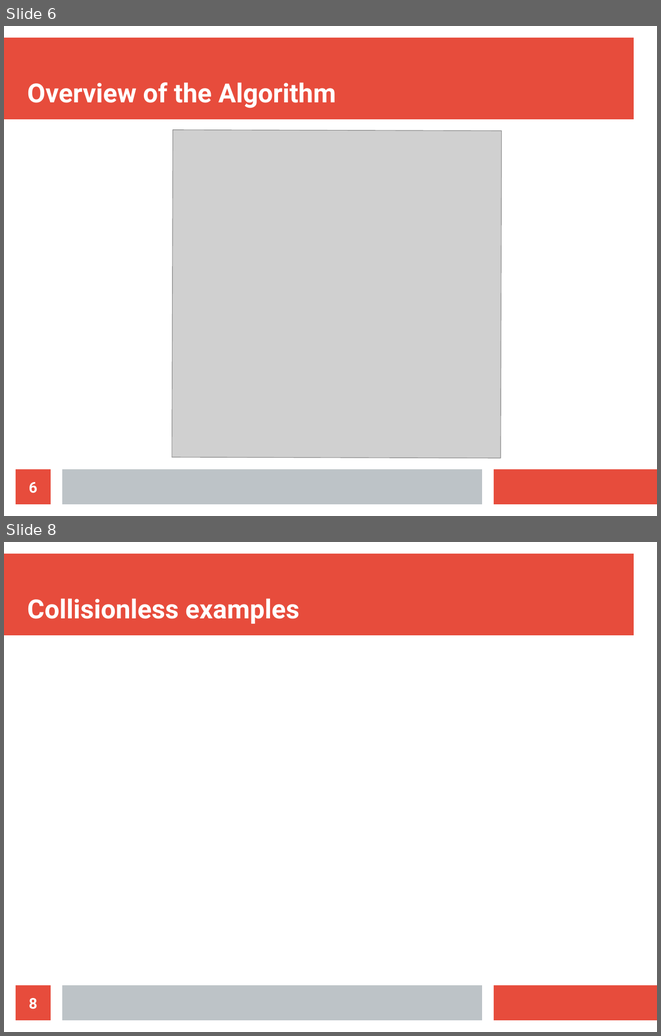
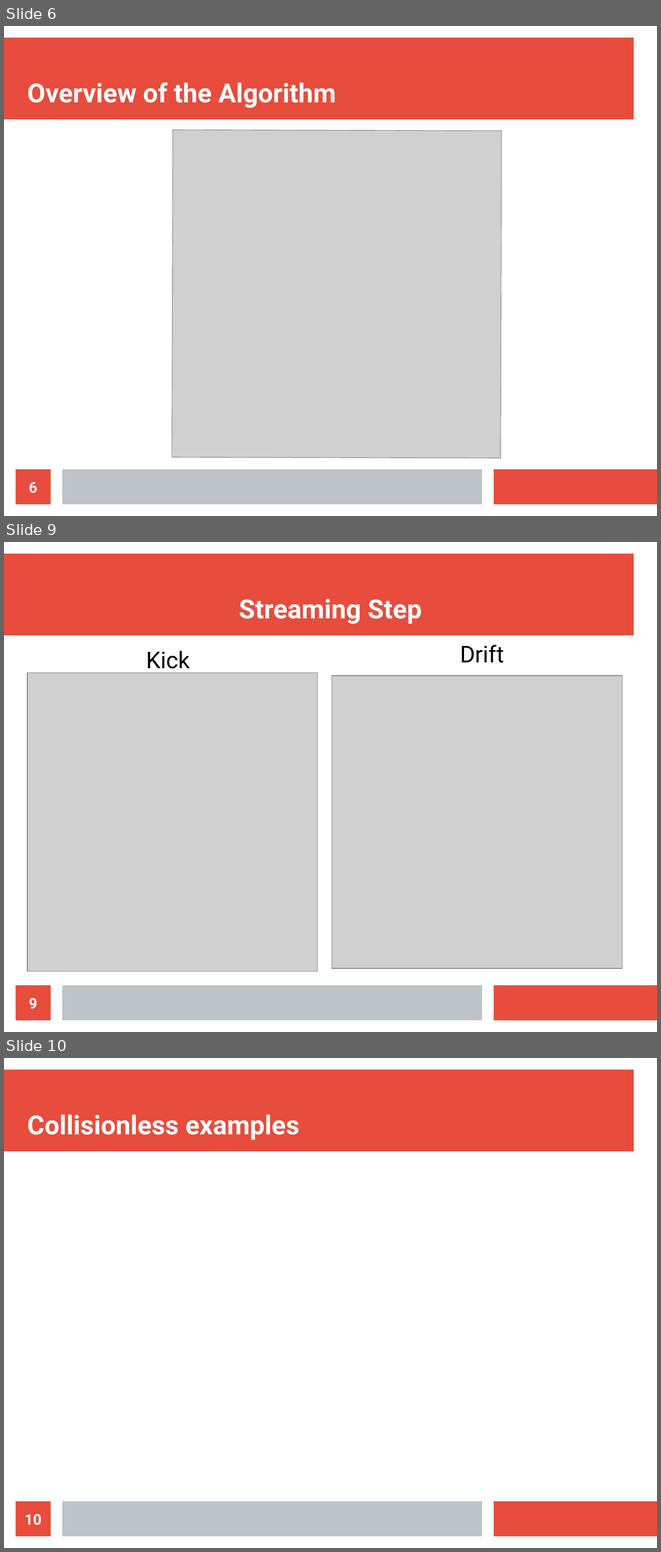
Before and after one commit to ClarkGuilty/2018, a slide deck: MOCa/diap.odp. Shown one above the other, each under a label of ours: slides 6 and 8 before the commit, slides 6, 9 and 10 after it; the slides between them are not shown. The pictures are 661x1036 and 661x1552 pixels, drawn with LibreOffice and Linux fonts; fonts in the diff are those of the drawing; grey boxes stand for pictures. Boxes give left, top, right and bottom in pixels: in the first picture for what was removed or moved away, otherwise in the second. Text is boxed around its words. In the diff, an @@ line names an element or a change of style, - is before the commit and + after.

```diff
--- a/MOCa/diap.odp
+++ b/MOCa/diap.odp
@@ slide 9 added at box(4, 542, 657, 1032), background #FFFFFF; not listed: 3 template elements that a slide beside it also shows @@
@@ title added at box(239, 599, 422, 624), 32 pt, text #FFFFFF, bold @@
+Streaming Step
@@ text added at box(146, 651, 190, 674), 28 pt, text #000000 @@
+Kick
@@ text added at box(460, 645, 504, 663), 28 pt, text #000000 @@
+Drift
@@ picture added at box(27, 673, 317, 971) @@
@@ picture added at box(332, 676, 623, 968) @@
@@ page number added at box(16, 985, 51, 1020), fill #E74C3C, 18 pt, text #FFFFFF, bold @@
+9
@@ what was slide 8 is now slide 10 @@
@@ page number at box(25, 1514, 42, 1525): text changed @@
-8
+10
```
Also in this commit, not shown: 2 other slides added, 1 slide removed, 21 other files.
